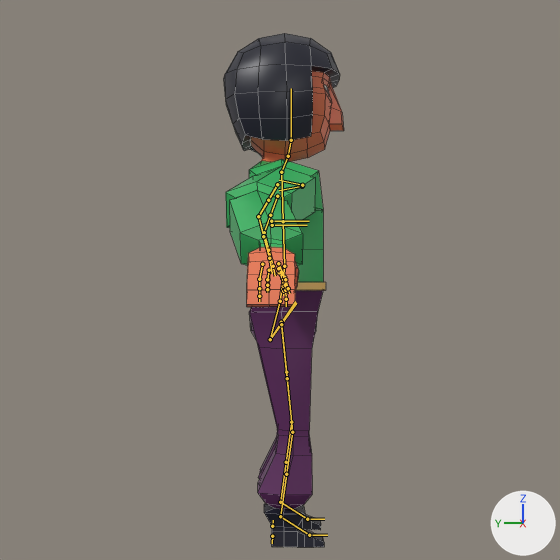
Renders of the Blender file rar-workfiles/entities/player/player.blend from each side of a commit.
Camera for both pictures: the file's camera 'Camera_ToRight'. The axes (+X, +Y, +Z) are drawn at lower right. The lights are the same throughout. The bones that bend it are drawn over the model as lines. Mesh edges are drawn as thin lines.
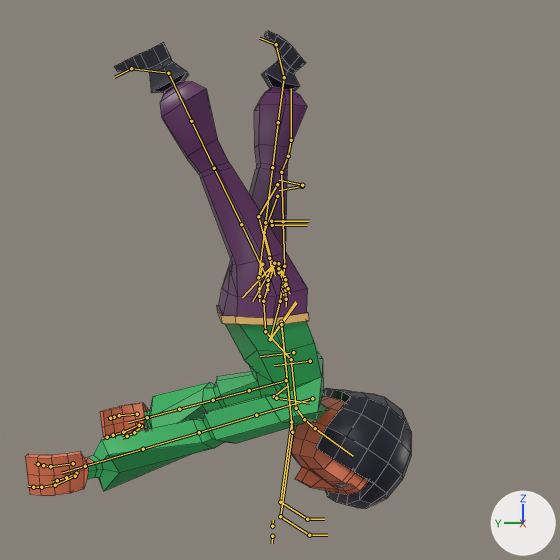
The newer file adds an action. The first version stands in its rest pose; the second is drawn at frame 30 of the action 'Backflip'.

Pixel boxes (x1, y1, x2, y2) of what changed, in the pictures (560 x 560 px):
'Cube', posed (221% wider, 7% shorter)
    before: (224, 33, 344, 547)
    after: (25, 31, 412, 509)

The edits, one by one:
Bone 'torso' (bone_torso) moves from (0.0, 0.0, 0.0) to (-0.04, 0.023, 0.148).
Bone 'torso' (bone_torso) turns from (0, 0, 0) to (-178, -2, 12) degrees about its own x, y and z.
Bone 'chest' (bone_chest) moves from (0.0, 0.0, 0.0) to (0.019, 0.125, -0.078).
Bone 'chest' (bone_chest) turns from (0, 0, 0) to (-7, 0, -2) degrees about its own x, y and z.
Bone 'head' (bone_head) moves from (0.0, 0.0, 0.0) to (0.003, -0.044, -0.109).
Bone 'head' (bone_head) turns from (0, 0, 0) to (-56, -7, 8) degrees about its own x, y and z.
Bone 'hand_ik.L' (bone_hand_ik_l) moves from (0.0, 0.0, 0.0) to (-0.375, 0.532, -0.65).
Bone 'hand_ik.L' (bone_hand_ik_l) turns from (0, 0, 0) to (-64, -19, -71) degrees about its own x, y and z.
Bone 'hand_ik.R' (bone_hand_ik_r) moves from (0.0, 0.0, 0.0) to (0.32, 0.638, -0.706).
Bone 'hand_ik.R' (bone_hand_ik_r) turns from (0, 0, 0) to (-76, -16, 78) degrees about its own x, y and z.
Bone 'foot_ik.L' (bone_foot_ik_l) moves from (0.0, 0.0, 0.0) to (-0.04, -0.063, 1.712).
Bone 'foot_ik.L' (bone_foot_ik_l) turns from (0, 0, 0) to (-163, -19, 7) degrees about its own x, y and z.
Bone 'foot_heel_ik.L' (bone_foot_heel_ik_l) turns from (0, 0, 0) to (25, -4, 1) degrees about its own x, y and z.
Bone 'foot_ik.R' (bone_foot_ik_r) moves from (0.0, 0.0, 0.0) to (-0.148, 0.397, 1.622).
Bone 'foot_ik.R' (bone_foot_ik_r) turns from (0, 0, 0) to (151, -14, 14) degrees about its own x, y and z.
